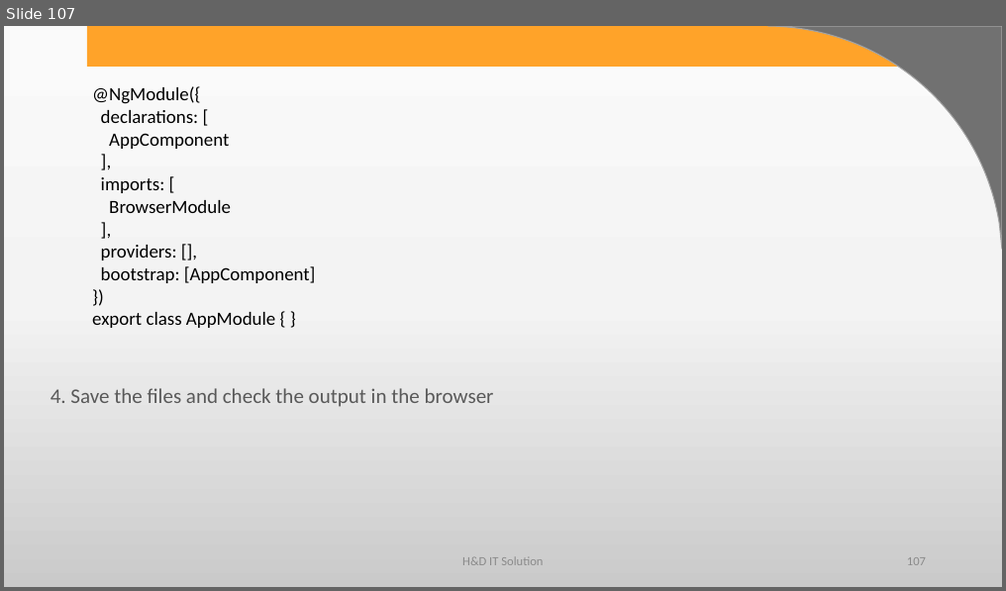
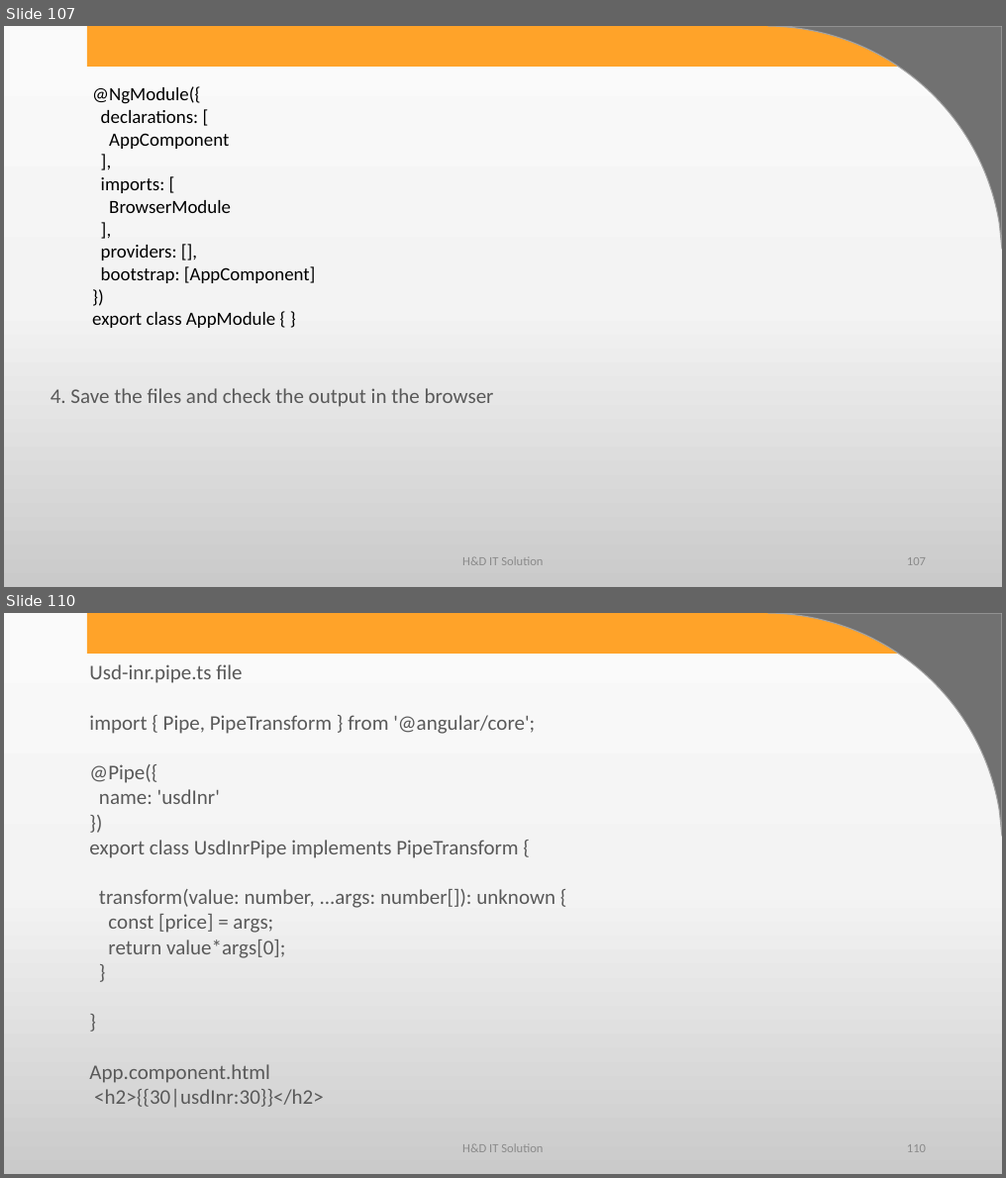
Before and after one commit to harshadasawant/infiniteAngular, a slide deck: ppt/ANGULAR.pptx. Shown one above the other, each under a label of ours: slide 107 before the commit, slides 107 and 110 after it; the slides between them are not shown. The pictures are 1006x591 and 1006x1178 pixels, drawn with LibreOffice and Linux fonts; fonts in the diff are those of the drawing; background and template pictures are left out. Boxes give left, top, right and bottom in pixels: in the first picture for what was removed or moved away, otherwise in the second. Text is boxed around its words. In the diff, an @@ line names an element or a change of style, - is before the commit and + after.

```diff
--- a/ppt/ANGULAR.pptx
+++ b/ppt/ANGULAR.pptx
@@ slide 110 added at (4,613,1002,1174), background gradient #FBFBFB to #F4F4F4 to #CBCBCB; not listed: 2 template elements that a slide beside it also shows @@
@@ text added at (89,664,555,1108), 20 pt, text #595959 @@
+Usd-inr.pipe.ts file
+import { Pipe, PipeTransform } from '@angular/core';
+@Pipe({
+name: 'usdInr'
+})
+export class UsdInrPipe implements PipeTransform {
+transform(value: number, ...args: number[]): unknown {
+const [price] = args;
+return value*args[0];
+}
+}
+App.component.html
+<h2>{{30|usdInr:30}}</h2>
@@ text added at (462,1145,543,1153), 12 pt, text #8C8C8C @@
+H&D IT Solution
@@ page number added at (907,1145,926,1153), 12 pt, text #8C8C8C @@
+110
```
Also in this commit, not shown: 2 slides changed, 3 other slides added, 6 other files.
